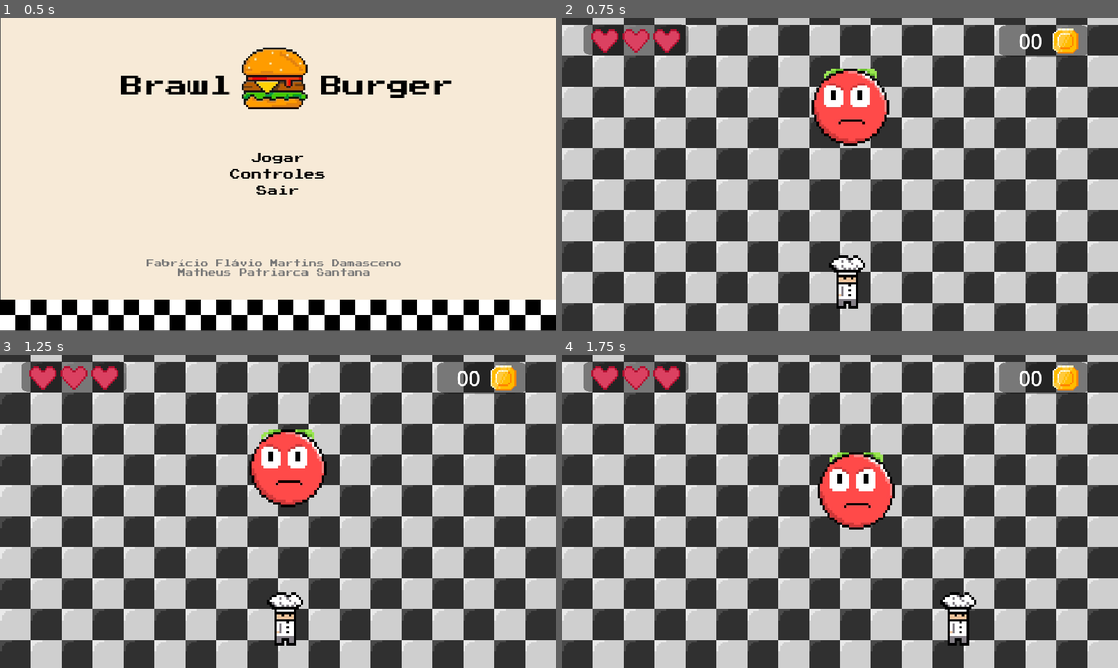
Above: before the commit, frames 1-4 (two rows, left to right).
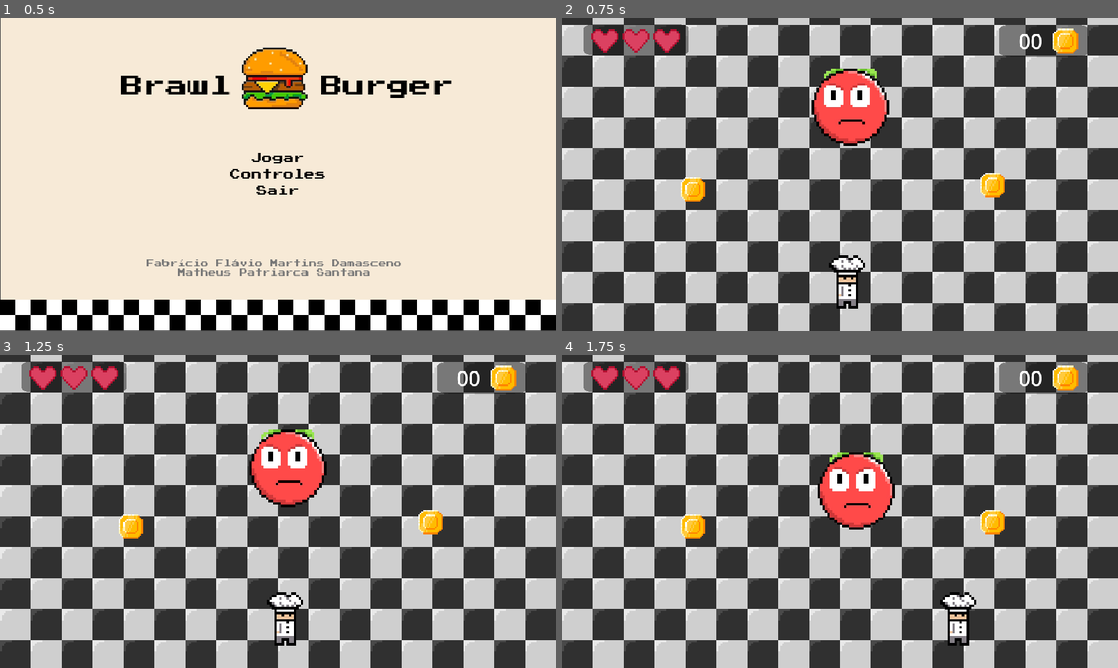
Above: after the commit, the same moments.

Repository: Fabricio-Martins/Burger-Brawl
Game: Godot game, scene res://start_screen.tscn
Two runs of this game, one before a commit and one after it. Both use one fixed random seed, a clock stepped at 60 frames per second and the inputs below.
Inputs:
- Up to frame 1 (0.5 s): no input
- Up to frame 2 (0.75 s): click "Jogar" at 0.5 s
- Up to frame 3 (1.25 s): no input
- Up to frame 4 (1.75 s): hold Right (move_right) from 1.28 s (still down)

Frame 1 is identical in both runs. In frame 2, 0.6% of the frame differs, in the area x 21-80%, y 49-59%; in frame 3, 0.6%; in frame 4, 0.6%.

Commit message:
feat: adiciona moedas

Diff:
--- a/character/character.gd
+++ b/character/character.gd
@@ -1,5 +1,9 @@
 class_name Character
 extends CharacterBody2D
+
+var enemy_inattack_range = false
+var enemy_attack_colldown = true
+var player_alive = true
 
 @export_category("Variables")
 @export var _move_speed: float = 600
@@ -7,10 +11,12 @@
 @export var _acceleration: float = 0.2
 @export var _friction: float = 0.2
 @export var _health: float = 10
+@export var coins: float
 
 func _physics_process(delta: float) -> void:
 	_move()
 	move_and_slide()
+	enemy_attack()
 
 func _move() -> void:
 	var _direction: Vector2 = Vector2(
@@ -25,3 +31,18 @@
 
 	velocity.x = lerp(velocity.x, _direction.normalized().x * _move_speed, _friction)
 	velocity.y = lerp(velocity.y, _direction.normalized().y * _move_speed, _friction)
+
+func player():
+	pass
+
+func _on_player_hitbox_body_entered(body):
+	if body.has_method("enemy"):
+		enemy_inattack_range = true
+
+func _on_player_hitbox_body_exited(body):
+	if body.has_method("enemy"):
+		enemy_inattack_range = false
+
+func enemy_attack():
+	if enemy_inattack_range:
+		print("player took damage")
--- a/character/character.tscn
+++ b/character/character.tscn
@@ -1,7 +1,10 @@
-[gd_scene load_steps=3 format=3 uid="uid://umd3k0c8uf3n"]
+[gd_scene load_steps=4 format=3 uid="uid://umd3k0c8uf3n"]
 
 [ext_resource type="Script" path="res://character/character.gd" id="1_1md65"]
 [ext_resource type="Texture2D" uid="uid://b6h0dipmpkn5s" path="res://character/character.png" id="2_koreh"]
+
+[sub_resource type="RectangleShape2D" id="RectangleShape2D_ki157"]
+size = Vector2(36, 22.3913)
 
 [node name="character" type="CharacterBody2D"]
 position = Vector2(589, 553)
@@ -9,3 +12,8 @@
 
 [node name="Sprite2D" type="Sprite2D" parent="."]
 texture = ExtResource("2_koreh")
+
+[node name="CollisionShape2D" type="CollisionShape2D" parent="."]
+position = Vector2(4, -12.4825)
+scale = Vector2(2.46757, 9.60349)
+shape = SubResource("RectangleShape2D_ki157")
--- /dev/null
+++ b/coin.gd
@@ -0,0 +1,26 @@
+extends Area2D
+
+@export var _character: Character
+
+var coin_label
+
+func _ready():
+	var characters = get_tree().get_nodes_in_group("Character")
+
+	if characters.size() > 0:
+		_character = characters[0]
+	else:
+		print("Nenhum elemento no grupo 'Character' encontrado.")
+
+	coin_label = get_tree().get_nodes_in_group("CoinLabel")[0]
+	print(coin_label)
+
+func _process(delta):
+	pass
+
+func _on_body_entered(body):
+	if _character:
+		if "coins" in _character:
+			_character.coins += 1
+			coin_label.text = str(_character.coins)
+		queue_free()
--- /dev/null
+++ b/coin.tscn
@@ -0,0 +1,20 @@
+[gd_scene load_steps=4 format=3 uid="uid://bx5jso6gcl86a"]
+
+[ext_resource type="Script" path="res://coin.gd" id="1_a1waw"]
+[ext_resource type="Texture2D" uid="uid://buf7d00hgrxeq" path="res://1.png" id="2_ldfey"]
+
+[sub_resource type="CircleShape2D" id="CircleShape2D_p7u53"]
+
+[node name="coin" type="Area2D"]
+collision_layer = 8
+script = ExtResource("1_a1waw")
+
+[node name="Sprite2D" type="Sprite2D" parent="."]
+scale = Vector2(3.1222, 3.11841)
+texture = ExtResource("2_ldfey")
+
+[node name="CollisionShape2D" type="CollisionShape2D" parent="."]
+scale = Vector2(4.37492, 4.21443)
+shape = SubResource("CircleShape2D_p7u53")
+
+[connection signal="body_entered" from="." to="." method="_on_body_entered"]
--- a/enemy/enemy.gd
+++ b/enemy/enemy.gd
@@ -28,3 +28,6 @@
 		velocity = _motion * _speed
 
 		move_and_slide()
+
+func enemy():
+	pass
--- a/world.gd
+++ b/world.gd
@@ -1,7 +1,12 @@
 extends Node2D
 
+var coin_scene = preload("res://coin.tscn")
+var spawn_interval = 10
+var spawn_area = Rect2(Vector2(100, 100), Vector2(400, 400))
+
 func _ready():
-	pass
+	$Timer.wait_time = spawn_interval
+	$Timer.start()
 
 func _process(delta):
 	if Input.is_action_pressed("open_pause"):
@@ -9,3 +14,13 @@
 		var pause_scene = preload("res://pause_screen.tscn")
 		var pause_instance = pause_scene.instantiate()
 		add_child(pause_instance)
+
+func _on_timer_timeout():
+	var random_x = randf_range(spawn_area.position.x, spawn_area.position.x + spawn_area.size.x)
+	var random_y = randf_range(spawn_area.position.y, spawn_area.position.y + spawn_area.size.y)
+
+	var coin_instance = coin_scene.instantiate()
+	coin_instance.global_position = Vector2(random_x, random_y)
+	add_child(coin_instance)
+
+	$Timer.start()
--- a/world.tscn
+++ b/world.tscn
@@ -7,6 +7,7 @@
 [ext_resource type="PackedScene" uid="uid://b3sd6ftfyphxt" path="res://enemy/enemy.tscn" id="3_epa61"]
 [ext_resource type="Texture2D" uid="uid://buf7d00hgrxeq" path="res://1.png" id="6_phuhi"]
 [ext_resource type="Texture2D" uid="uid://bdidk6qh1sw4c" path="res://heart.png" id="7_3swbc"]
+[ext_resource type="PackedScene" uid="uid://bx5jso6gcl86a" path="res://coin.tscn" id="8_cv5ri"]
 
 [sub_resource type="TileSetAtlasSource" id="TileSetAtlasSource_ntukp"]
 texture = ExtResource("1_iw1i3")
@@ -1057,7 +1058,7 @@
 scale = Vector2(3.31109, 3.22828)
 texture = ExtResource("6_phuhi")
 
-[node name="Label" type="Label" parent="CanvasLayer"]
+[node name="CoinLabel" type="Label" parent="CanvasLayer" groups=["CoinLabel"]]
 offset_left = 946.0
 offset_top = 16.0
 offset_right = 1025.0
@@ -1088,3 +1089,16 @@
 [node name="enemy" parent="." instance=ExtResource("3_epa61")]
 position = Vector2(598, 168)
 scale = Vector2(0.5, 0.5)
+
+[node name="coins" type="Area2D" parent="."]
+
+[node name="coin2" parent="coins" instance=ExtResource("8_cv5ri")]
+position = Vector2(892, 346)
+
+[node name="coin" parent="coins" instance=ExtResource("8_cv5ri")]
+position = Vector2(271, 355)
+
+[node name="Timer" type="Timer" parent="."]
+wait_time = 2.0
+
+[connection signal="timeout" from="Timer" to="." method="_on_timer_timeout"]
Binary file added: coin.png
Not shown, added: coin.png.import
Not shown: 1 places in world.tscn that only renumber resources
